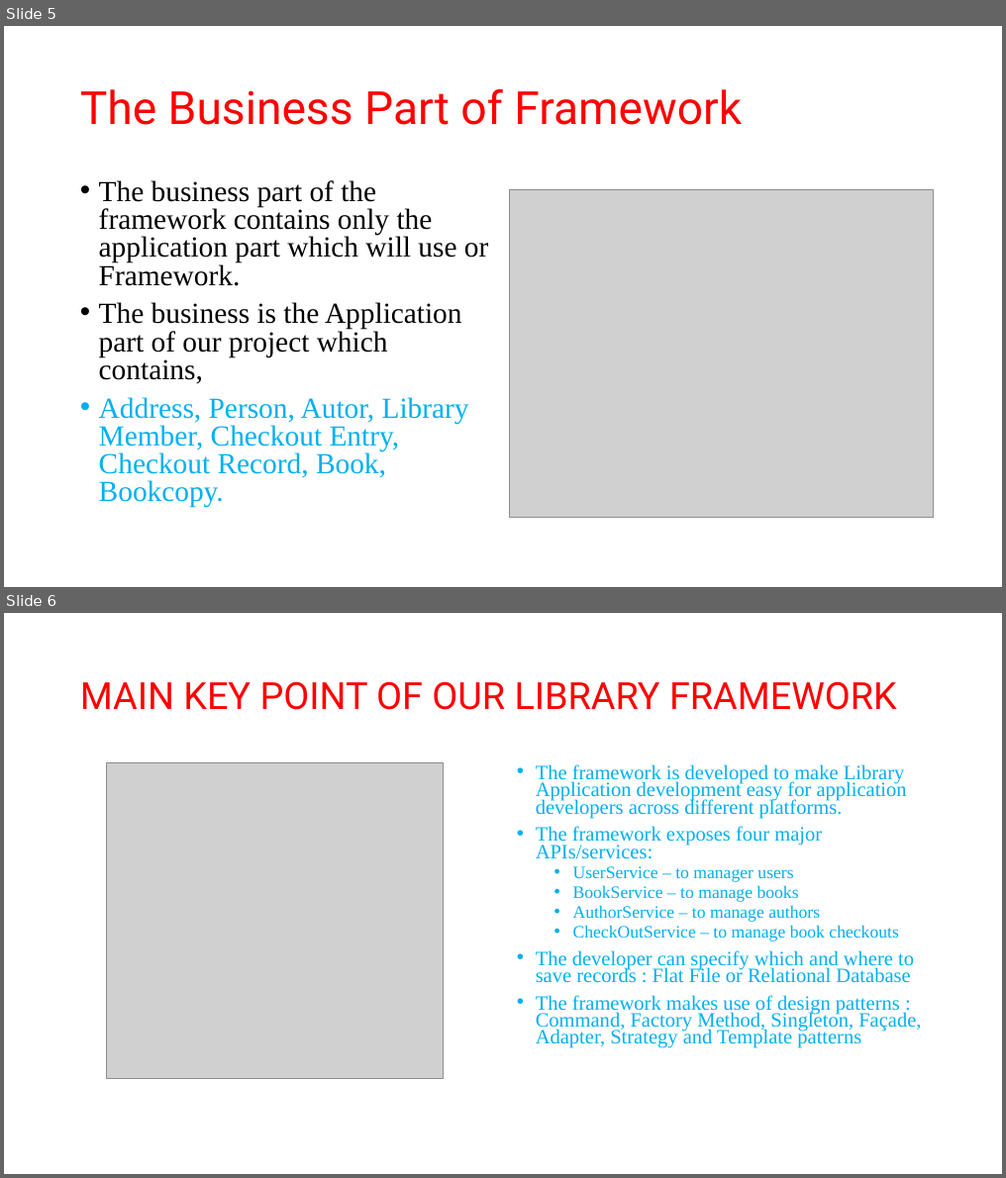
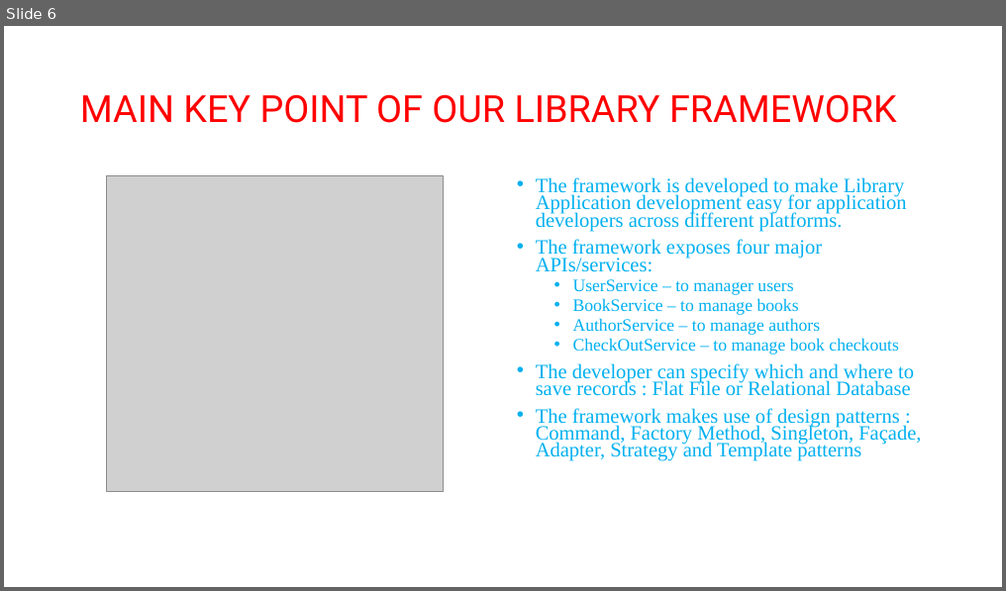
Before and after one commit to asdprojectlibrary/FrameworkLibraryProject, a slide deck: New Microsoft PowerPoint Presentation1.pptx. Shown one above the other, each under a label of ours: slides 5 and 6 before the commit, slide 6 after it. The pictures are 1006x1178 and 1006x591 pixels, drawn with LibreOffice and Linux fonts; fonts in the diff are those of the drawing; grey boxes stand for pictures. Boxes give left, top, right and bottom in pixels: in the first picture for what was removed or moved away, otherwise in the second. Text is boxed around its words. In the diff, an @@ line names an element or a change of style, - is before the commit and + after.

```diff
--- a/New Microsoft PowerPoint Presentation1.pptx
+++ b/New Microsoft PowerPoint Presentation1.pptx
@@ slide 5 removed at (x1=4, y1=26, x2=1002, y2=587), background #FFFFFF @@
@@ title removed at (x1=80, y1=89, x2=742, y2=125) @@
-The Business Part of Framework
@@ text removed at (x1=99, y1=180, x2=488, y2=508) @@
-• The business part of the framework contains only the application part which will use or Framework.
-• The business is the Application part of our project which contains,
-• Address, Person, Autor, Library Member, Checkout Entry, Checkout Record, Book, Bookcopy.
@@ picture removed at (x1=509, y1=189, x2=934, y2=518) @@
```
Also in this commit, not shown: 6 slides changed, 2 slides added, 1 other slide removed.
